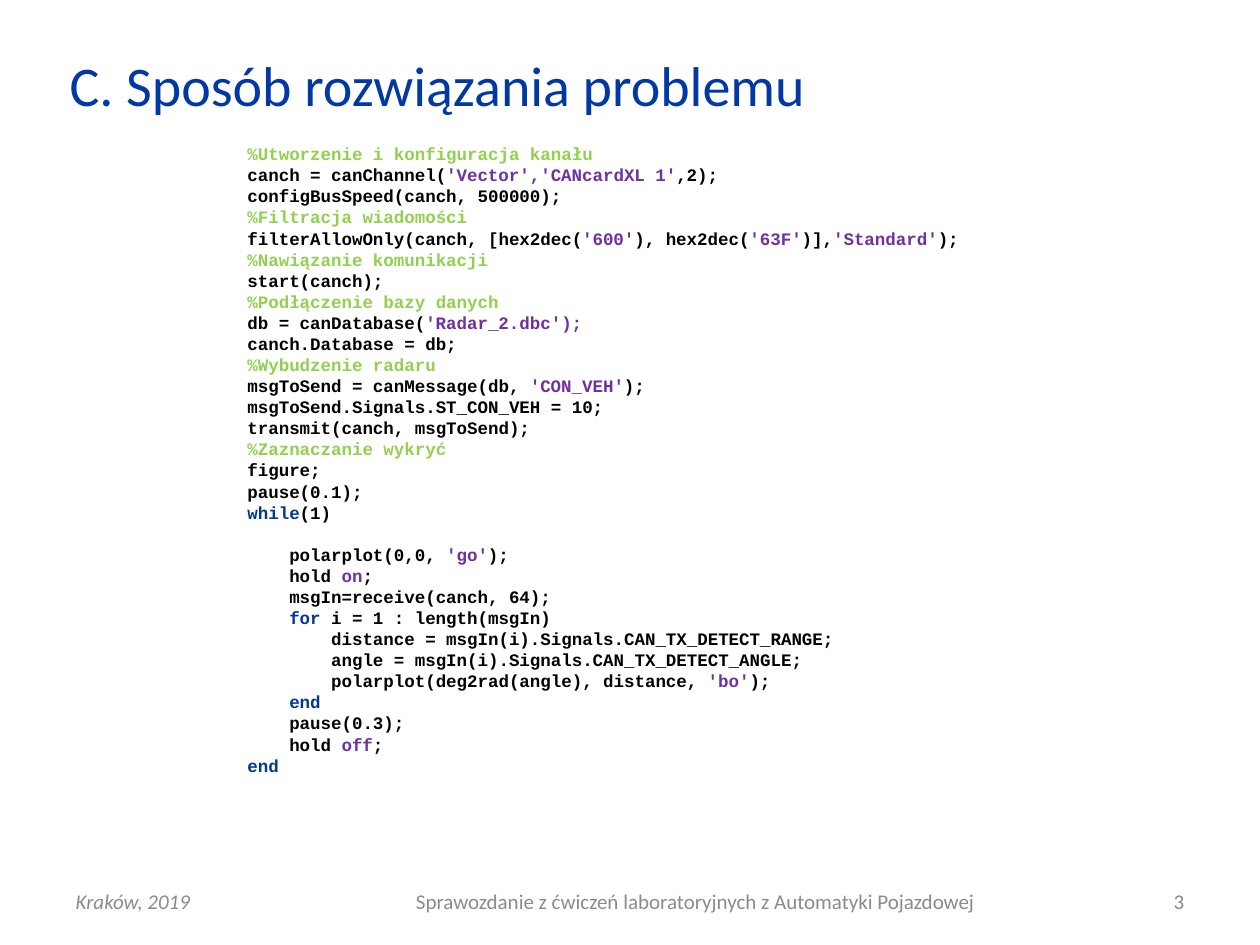
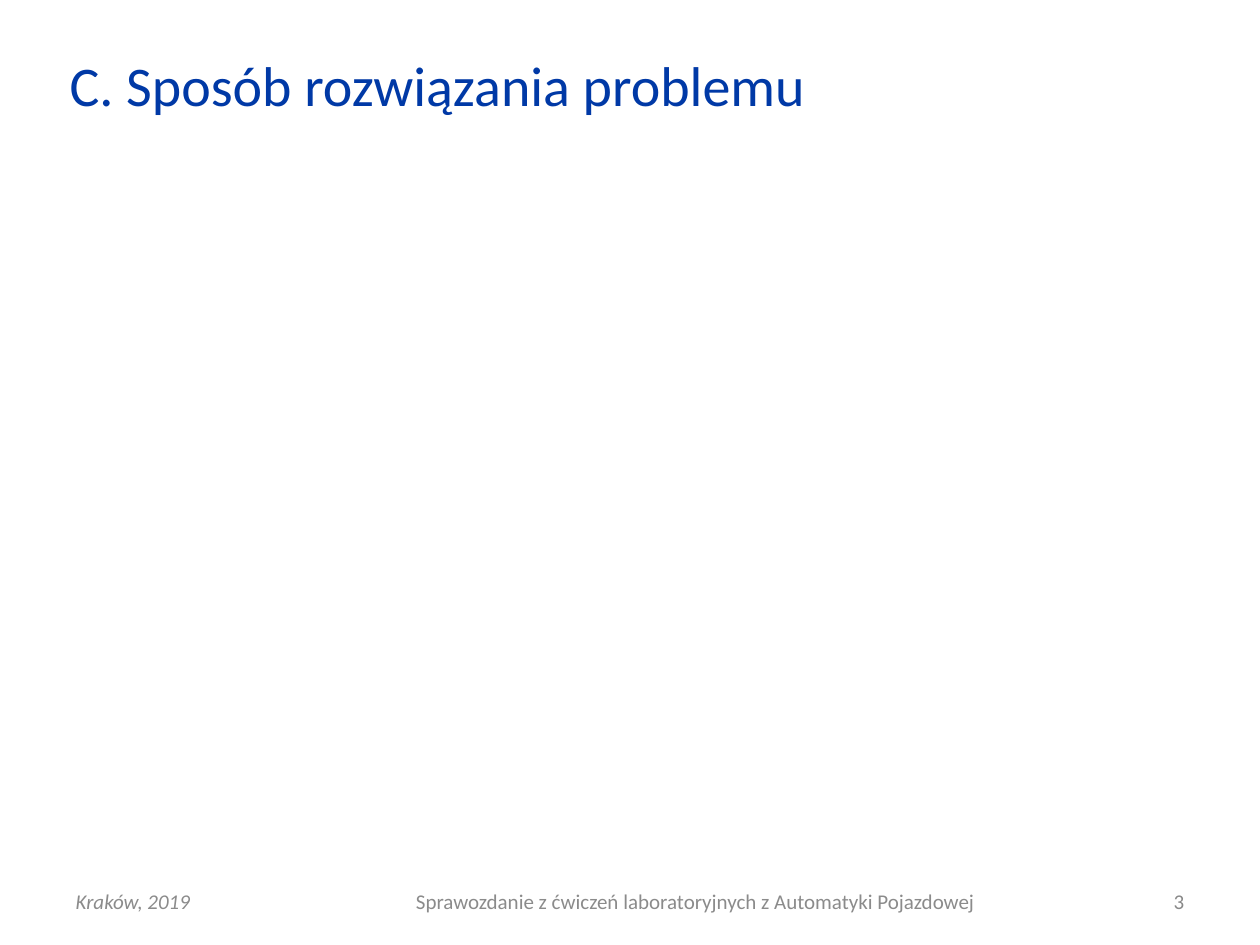
Before and after one commit to Katarzyna-W/AP, a slide deck: slide 3 of Lab7_excel/AP_L07_20190410_0800_G01.pptx. Drawn at 1260x945 pixels with LibreOffice and Linux fonts; fonts in the diff are those of the drawing. Boxes give left, top, right and bottom in pixels: in the first picture for what was removed or moved away, otherwise in the second. Text is boxed around its words. In the diff, an @@ line names an element or a change of style, - is before the commit and + after.

Commit message:
sformułowanie problemu

```diff
--- a/Lab7_excel/AP_L07_20190410_0800_G01.pptx
+++ b/Lab7_excel/AP_L07_20190410_0800_G01.pptx
@@ table removed at [241,145,1024,857], 1 rows, 1 columns @@
-%Utworzenie i konfiguracja kanału / canch = canChannel('Vector','CANcardXL 1',2); / configBusSpeed(canch, 500000); / %Filtracja wiadomości / filterAllowOnly(canch, [hex2dec('600'), hex2dec('63F')],'Standard'); / %Nawiązanie komunikacji / start(canch); / %Podłączenie bazy danych / db = canDatabase('Radar_2.dbc'); / canch.Database = db; / %Wybudzenie radaru / msgToSend = canMessage(db, 'CON_VEH'); / msgToSend.Signals.ST_CON_VEH = 10; / transmit(canch, msgToSend); / %Zaznaczanie wykryć / figure; / pause(0.1); / while(1) / polarplot(0,0, 'go'); / hold on; / msgIn=receive(canch, 64); / for i = 1 : length(msgIn) / distance = msgIn(i).Signals.CAN_TX_DETECT_RANGE; / angle = msgIn(i).Signals.CAN_TX_DETECT_ANGLE; / polarplot(deg2rad(angle), distance, 'bo'); / end / pause(0.3); / hold off; / end
```
Also in this commit, not shown: 4 other slides changed.
